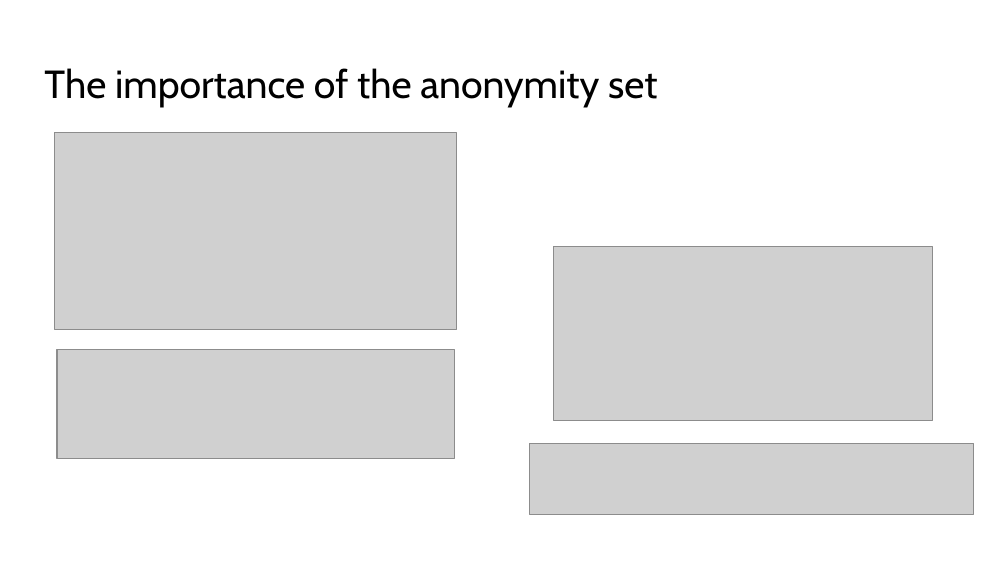
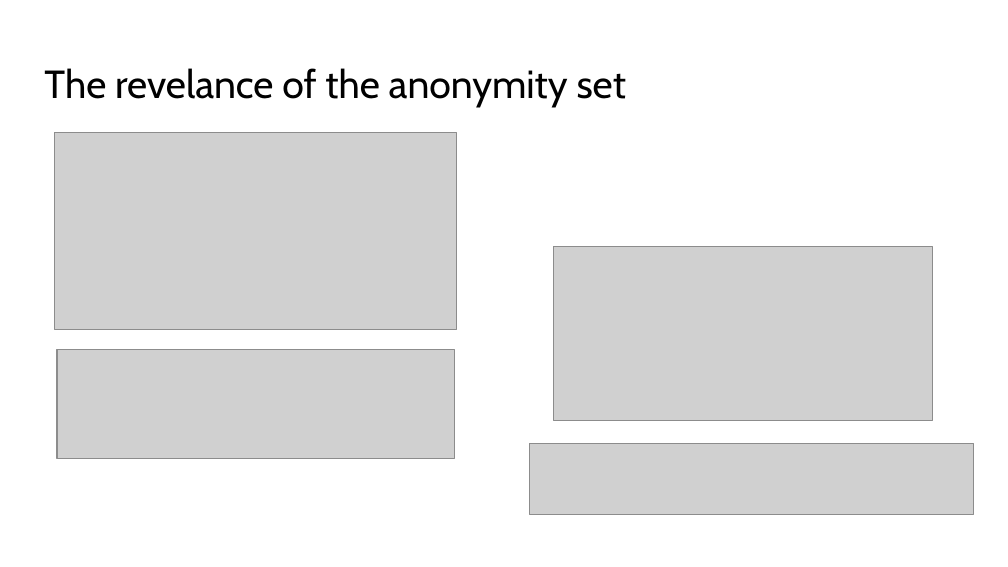
Before and after one commit to solegga/blockchaincourse, a slide deck: slide 51 of BDL2024 - 08 - Anonymity and Privacy, Network Security, Wallets.pptx (slide 49 before the commit). Drawn at 1008x567 pixels with LibreOffice and Linux fonts; fonts in the diff are those of the drawing; grey boxes stand for pictures. Boxes give left, top, right and bottom in pixels: in the first picture for what was removed or moved away, otherwise in the second. Text is boxed around its words. In the diff, an @@ line names an element or a change of style, - is before the commit and + after.

```diff
--- a/BDL2024 - 08 - Anonymity and Privacy, Network Security, Wallets.pptx
+++ b/BDL2024 - 08 - Anonymity and Privacy, Network Security, Wallets.pptx
@@ title at [44, 68, 626, 108]: text changed @@
-The importance of the anonymity set
+The revelance of the anonymity set
```
Also in this commit, not shown: 14 other slides changed, 2 slides added.
